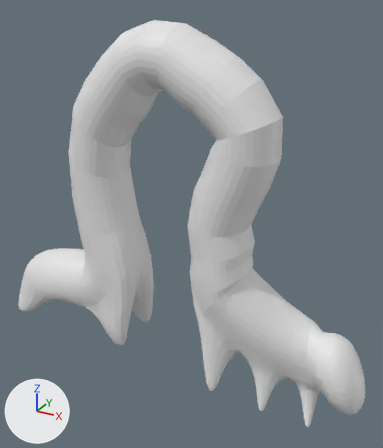
A saved change to the FBX model FBX/inchwormCharacterV3.fbx.
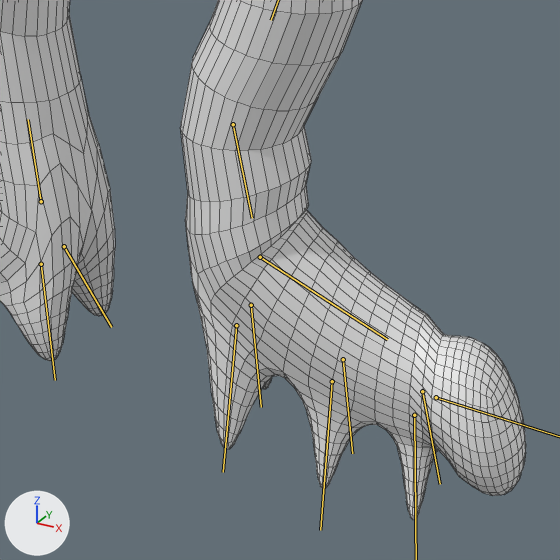
Old and new are each drawn whole from a camera (50 mm lens) standing at (2.17, -8.27, 7.33) and looking at (-2.56, 0.34, 3.02) and again close up on the part from 25% to 100% of the width and 36% to 100% of the height. The lights are fixed; the arrows at lower left show +X, +Y and +Z. Both versions are drawn at frame 19 of the action 'peelar|Idle'; the numbers are the values there. The bones that bend it are drawn over the model as lines in the close-ups. The close-ups show mesh edges as thin lines.

Names of what the first close-up shows: 'peelar.001'.
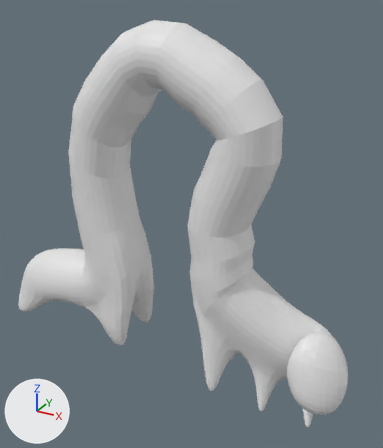
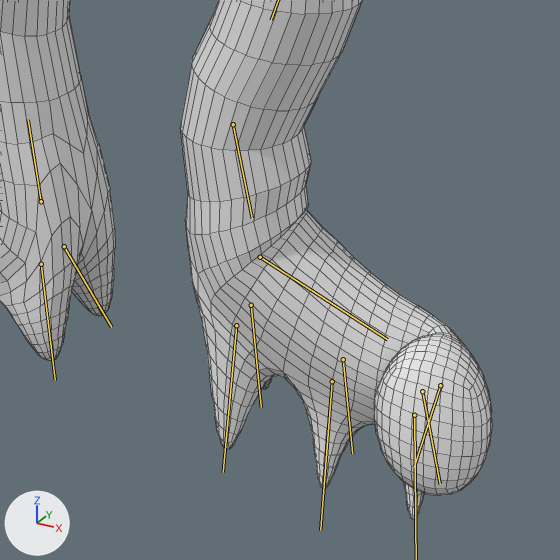
The change, as JSON lines over the scene's bpy script:
```json
{"block": "bone_head", "where": "bone_head = bpy.data.objects['peelar'].pose.bones['Head']  # child of 'FrontBody'"}
{"op": "set", "path": "bone_head.location", "old": "(0.0, 0.0, 0.42)", "new": "(0.0, 0.0, 0.18)"}
{"op": "set", "path": "bone_head.rotation_quaternion", "old": "(1.0, 0.0, 0.0, 0.0)", "new": "(0.707, 0.707, 0.0, 0.0)", "note": "degrees (0, 0, 0) -> degrees (90, 0, 0)"}
```

What differs and where, as boxes [x1, y1, x2, y2] in the close-ups (560 x 560 px):
```json
{"object": "peelar.001", "change": "posed", "before": [0, 0, 526, 520], "after": [0, 0, 492, 520]}
```
